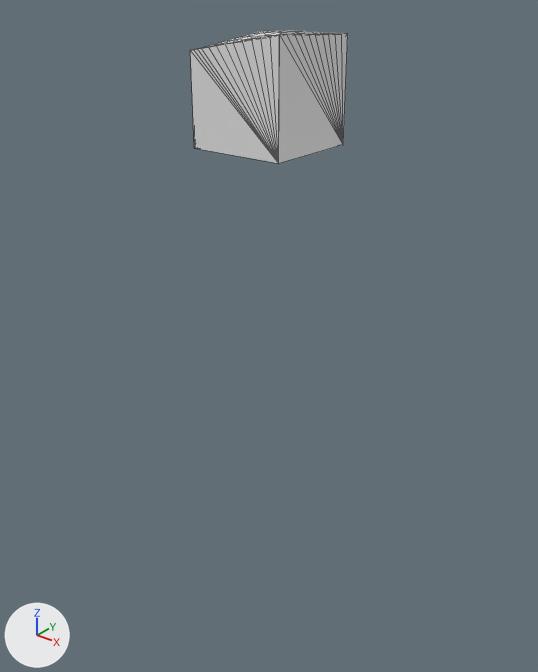
A saved change to the glTF model assets/terrain/surface_pieces/surf_9_32.glb.
One viewpoint serves both versions: a 50 mm camera at (-40.2, -80.4, -22.7) aimed at (-63.0, -51.9, -40.3). The lights are fixed; the arrows at lower left show +X, +Y and +Z. The picture after the commit comes second. Mesh edges are drawn as thin lines. Where no turn or scale is listed for an object, it has been applied to the vertices.

Script lines for the objects in view, before the commit:
```python
me_geometry_0 = bpy.data.meshes.new('geometry_0')
me_geometry_0.from_pydata(...)  # 80 vertices, 156 faces; spans x -65.0..-60.0, y -55.0..-50.0, z -30.0..-24.82
ob_geometry_0 = bpy.data.objects.new('geometry_0', me_geometry_0)
ob_geometry_0.location = (0.0, 0.0, 0.0)
```
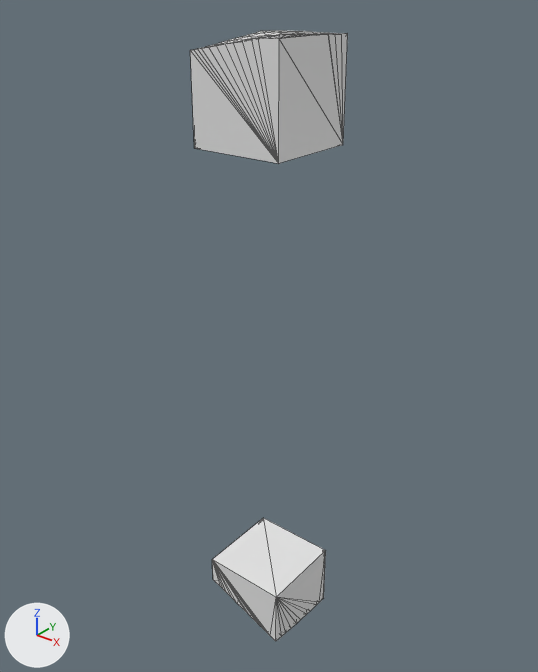
Diff of the bpy script that builds the scene:
```diff
--- a/assets/terrain/surface_pieces/surf_9_32.glb.py
+++ b/assets/terrain/surface_pieces/surf_9_32.glb.py
@@ me_layer_7 @@
+me_layer_7.from_pydata(...)  # 94 vertices, 184 faces; spans x -65.0..-60.0, y -55.0..-50.0, z -58.98..-55.0
@@ ob_layer_7 @@
+ob_layer_7 = bpy.data.objects.new('layer_7', me_layer_7)
+ob_layer_7.location = (0.0, 0.0, 0.0)
```

Pixel boxes [x1, y1, x2, y2] of what changed, in the pictures (538 x 672 px):
'layer_7', added: after [212, 518, 326, 641]
